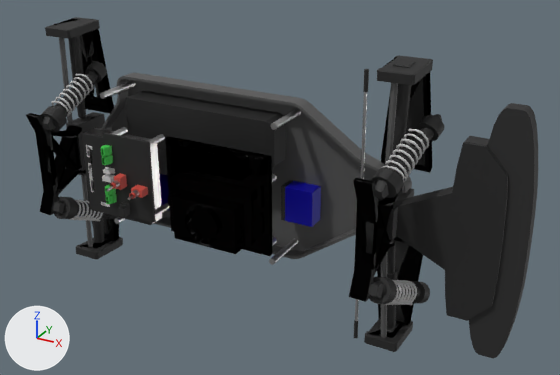
The glTF model public/models/racecar/roboracer_chassis.glb as it was, and as the next commit left it.
Both versions are drawn from a camera (50 mm lens) standing at (0.51, -0.584, 0.266) and looking at (0.222, -0.06, 0.004). Lighting does not change. The marker at lower left points along +X, +Y and +Z. The older version comes first. Where no turn or scale is listed for an object, it has been applied to the vertices. Vertices at exactly the same position are counted once.

The older version as bpy lines, for what is in view:
```python
me_roboracer_chassis = bpy.data.meshes.new('roboracer_chassis')
me_roboracer_chassis.from_pydata(...)  # 10052 vertices, 19574 faces; spans x -0.225..0.225, y -0.049..0.049, z -0.12..0.12
me_roboracer_chassis.materials.append(mat_bumper)  # black #262626
me_roboracer_chassis.materials.append(mat_chassis_gray)  # dark grey #555555
me_roboracer_chassis.materials.append(mat_gold_pin_001)  # brown #6d5d29
me_roboracer_chassis.materials.append(mat_gray_001)  # black #232323
me_roboracer_chassis.materials.append(mat_green_connector)  # green #43c54f
me_roboracer_chassis.materials.append(mat_green_light_001)  # dark green #283c2b
me_roboracer_chassis.materials.append(mat_metal)  # light grey #c1c1c1
me_roboracer_chassis.materials.append(mat_metal_001)  # light grey #cccccc
me_roboracer_chassis.materials.append(mat_motor_blue)  # blue #0700a4
me_roboracer_chassis.materials.append(mat_red_switch)  # red #ce4d42
me_roboracer_chassis.materials.append(mat_silver)  # grey #b3b3b3
me_roboracer_chassis.materials.append(mat_standoff)  # grey #bbbbbb
me_roboracer_chassis.materials.append(mat_white_connector)  # light grey #c7c7c7
me_roboracer_chassis.materials.append(mat_yellow_light_001)  # dark yellow #605a28
me_roboracer_chassis.materials.append(mat_black)  # black #1f1f1f
ob_roboracer_chassis = bpy.data.objects.new('roboracer_chassis', me_roboracer_chassis)
ob_roboracer_chassis.location = (0.2031, -0.0723, 0.0011)
```
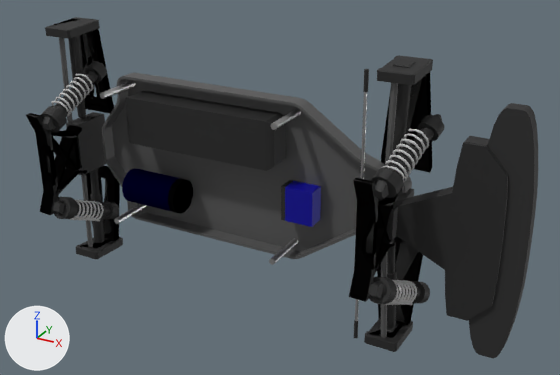
Where the newer file only moved an object's origin or applied its transform, the numbers keep the older frame.

Where the change shows, as pixel boxes (x1, y1, x2, y2) in the pictures (560 x 375 px):
part 1 of me_roboracer_chassis, deleted: before (82, 127, 277, 256)

Edits to the bpy script that builds the scene:
```text
Change me_roboracer_chassis:
    used by ob_roboracer_chassis; location = (0.2031, -0.0723, 0.0011)
    remove me_roboracer_chassis.from_pydata(...)  # 10052 vertices, 19574 faces; spans x -0.225..0.225, y -0.049..0.049, z -0.12..0.12
    add me_roboracer_chassis.from_pydata(...)  # 6048 vertices, 11894 faces; spans x -0.225..0.225, y -0.043..0.049, z -0.12..0.12
    me_roboracer_chassis part 1: 127 loose pieces with 3780 vertices, spanning x -0.165..0.028, y -0.049..-0.001, z -0.046..0.043, are deleted
    other edits to the shape of me_roboracer_chassis do not show in these pictures
    remove me_roboracer_chassis.materials.append(mat_gold_pin_001)  # brown #6d5d29
    remove me_roboracer_chassis.materials.append(mat_gray_001)  # black #232323
    remove me_roboracer_chassis.materials.append(mat_green_connector)  # green #43c54f
    remove me_roboracer_chassis.materials.append(mat_green_light_001)  # dark green #283c2b
    remove me_roboracer_chassis.materials.append(mat_metal_001)  # light grey #cccccc
    remove me_roboracer_chassis.materials.append(mat_red_switch)  # red #ce4d42
    remove me_roboracer_chassis.materials.append(mat_silver)  # grey #b3b3b3
    remove me_roboracer_chassis.materials.append(mat_yellow_light_001)  # dark yellow #605a28
```
